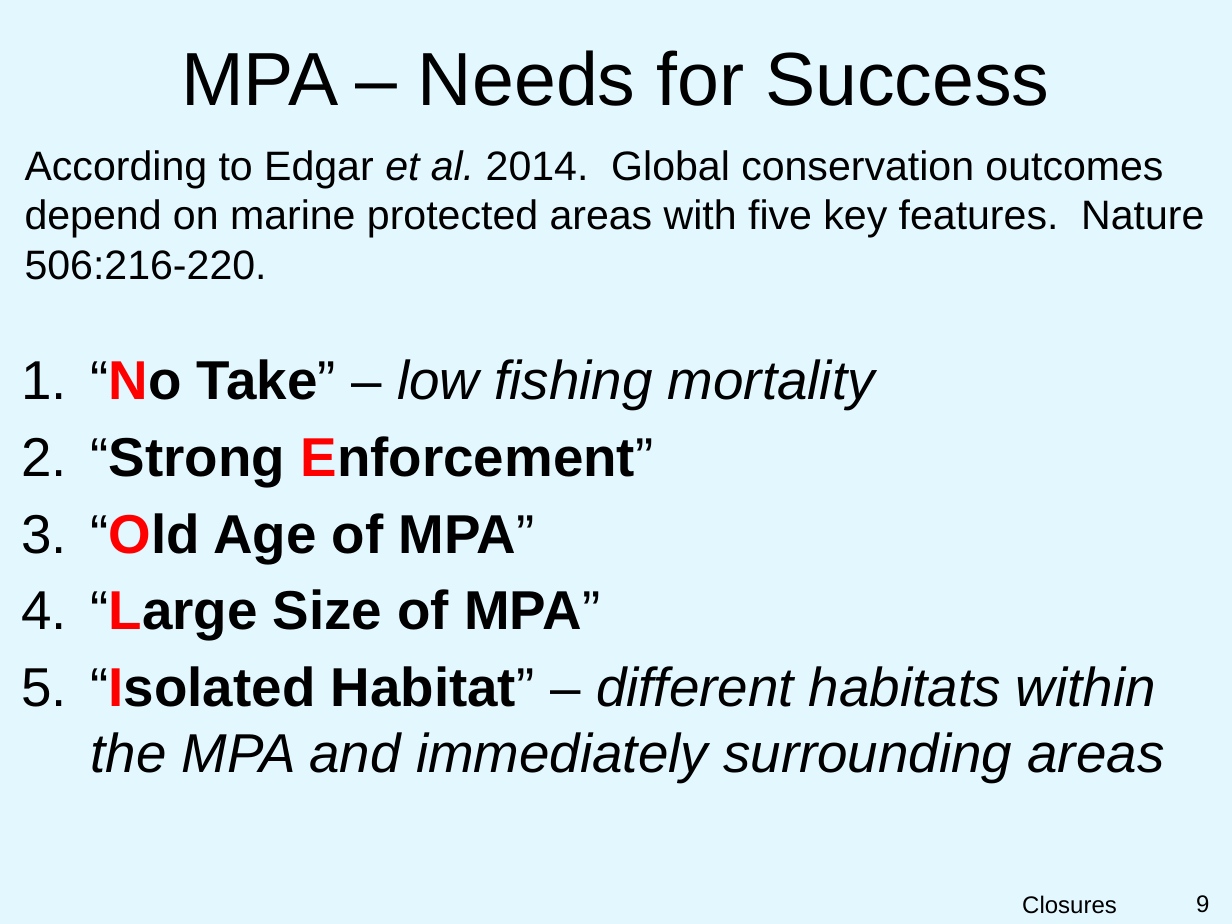
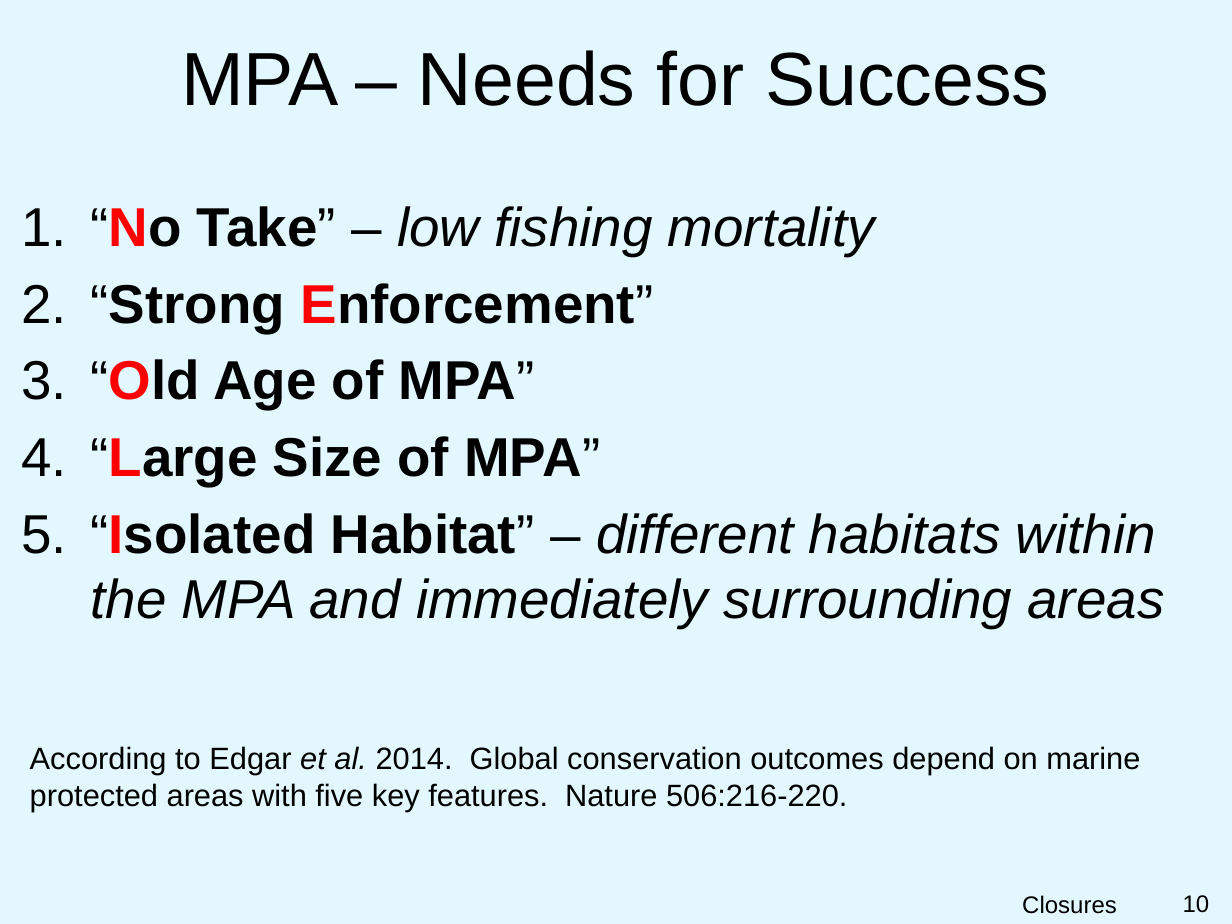
Before and after one commit to droglenc/NCNRS349, a slide deck: slide 10 of modules/MgmntClosures/PPT.pptx (slide 9 before the commit). Drawn at 1232x924 pixels with LibreOffice and Linux fonts; fonts in the diff are those of the drawing; background and template pictures are left out. Boxes give left, top, right and bottom in pixels: in the first picture for what was removed or moved away, otherwise in the second. Text is boxed around its words. In the diff, an @@ line names an element or a change of style, - is before the commit and + after.

```diff
--- a/modules/MgmntClosures/PPT.pptx
+++ b/modules/MgmntClosures/PPT.pptx
@@ text "“No Take” – low fishing ...": place and size @@
-text "“No Take” – low fishing ..." at [90, 359, 1165, 782]
+text "“No Take” – low fishing ..." at [90, 206, 1165, 628]
@@ text "According to Edgar et al. ...": place and size @@
-text "According to Edgar et al. ..." at [25, 150, 1204, 280]
+text "According to Edgar et al. ..." at [30, 746, 1140, 812]
@@ text "According to Edgar et al. ..." at [30, 746, 1140, 812]: size 24 to 18 pt @@
@@ page number at [1183, 895, 1210, 913]: text changed @@
-9
+10
```
Also in this commit, not shown: 1 other slide changed, 1 slide added.
